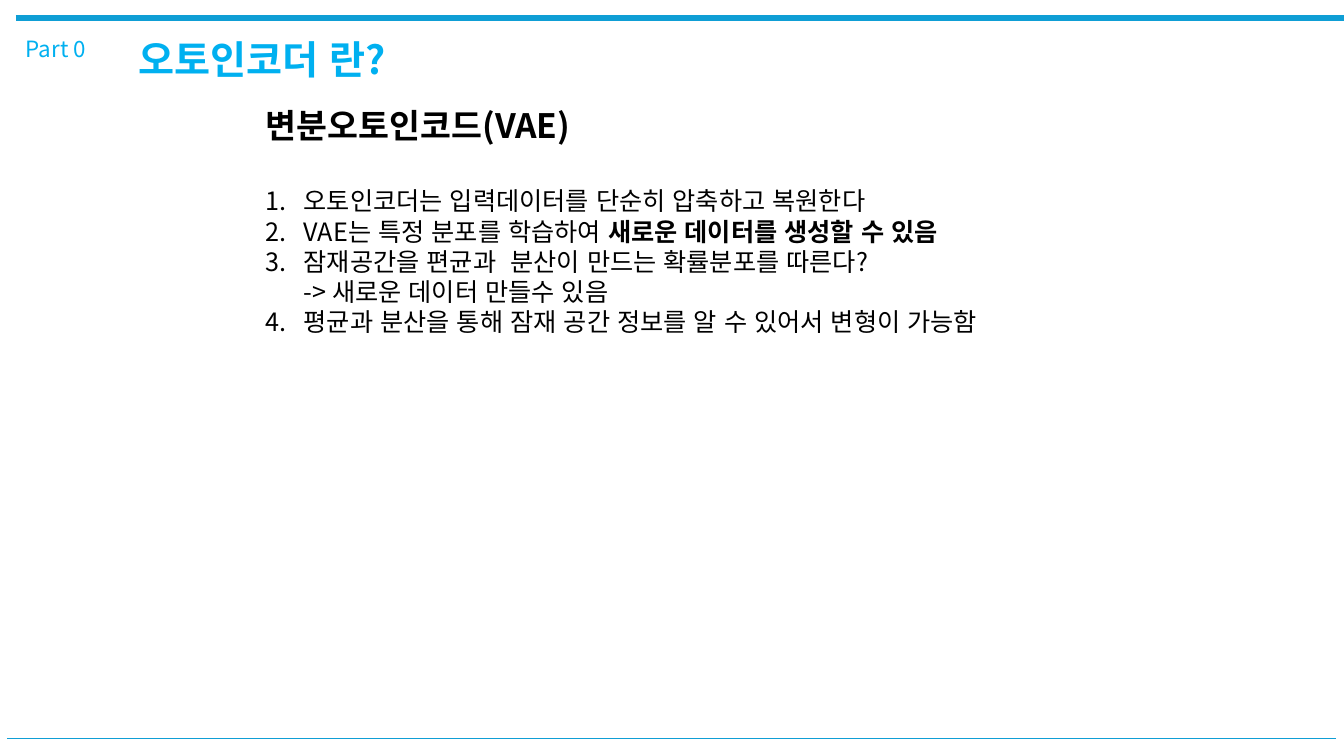
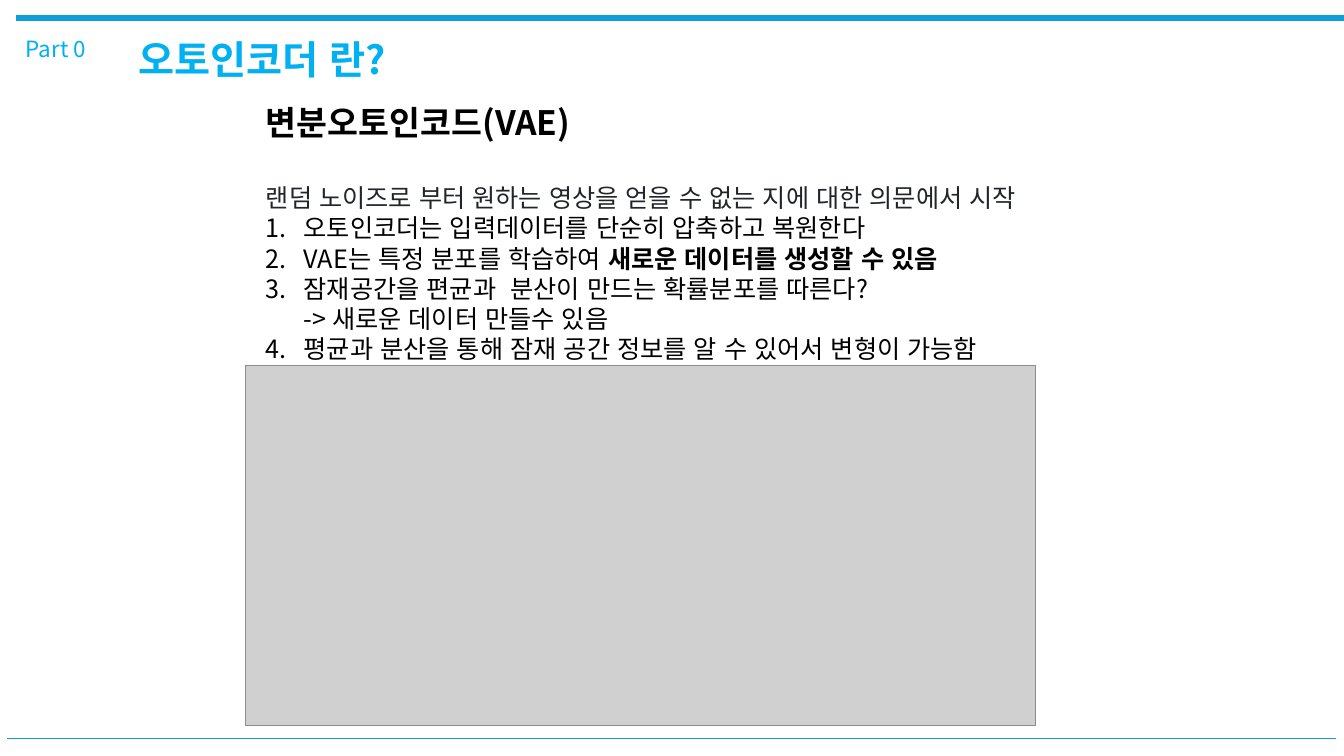
Before and after one commit to jaewoo-rain/ai-study, a slide deck: slide 13 of 06week/ResNet-AutoEncoder.pptx. Drawn at 1344x756 pixels with LibreOffice and Linux fonts; fonts in the diff are those of the drawing; grey boxes stand for pictures. Boxes give left, top, right and bottom in pixels: in the first picture for what was removed or moved away, otherwise in the second. Text is boxed around its words. In the diff, an @@ line names an element or a change of style, - is before the commit and + after.

```diff
--- a/06week/ResNet-AutoEncoder.pptx
+++ b/06week/ResNet-AutoEncoder.pptx
@@ text at [266, 186, 1015, 209]: paragraph added @@
+랜덤 노이즈로 부터 원하는 영상을 얻을 수 없는 지에 대한 의문에서 시작
@@ picture added at [245, 366, 1035, 726] @@
```
Also in this commit, not shown: 1 other slide changed, 1 slide added, 1 other file.
